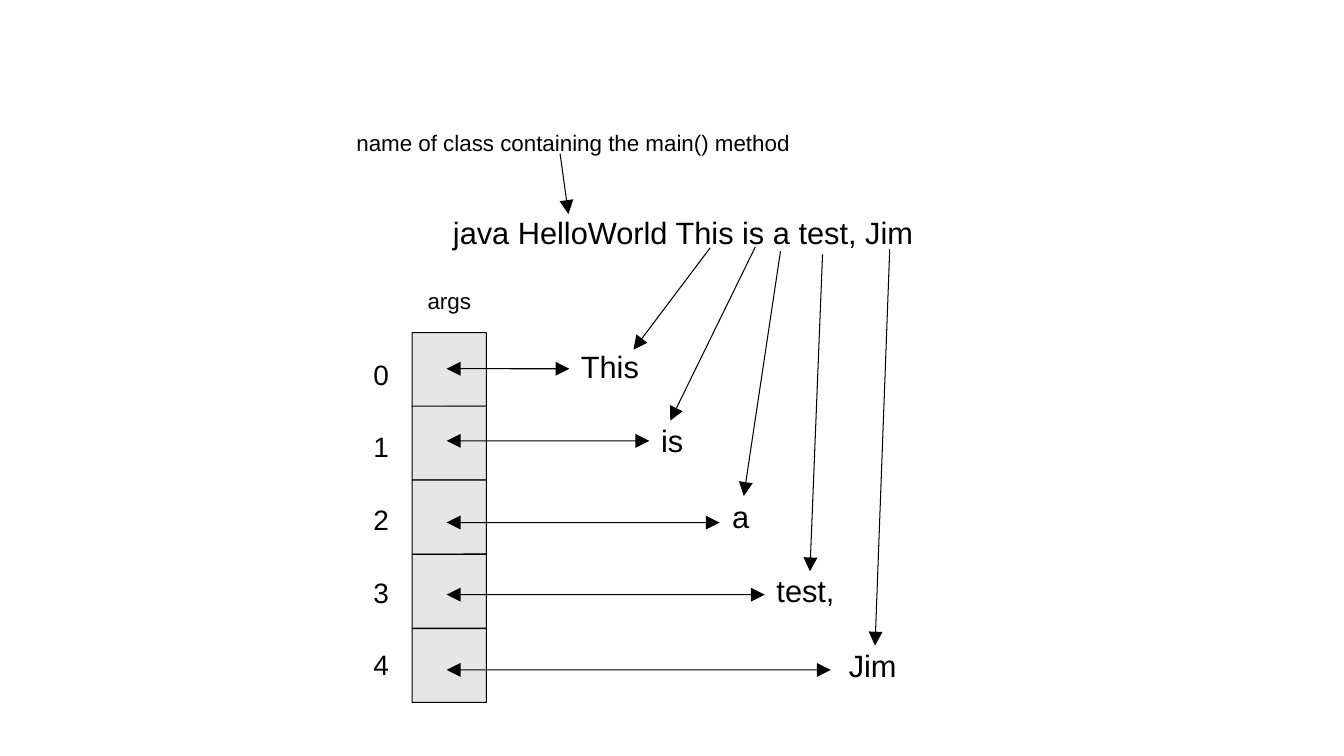
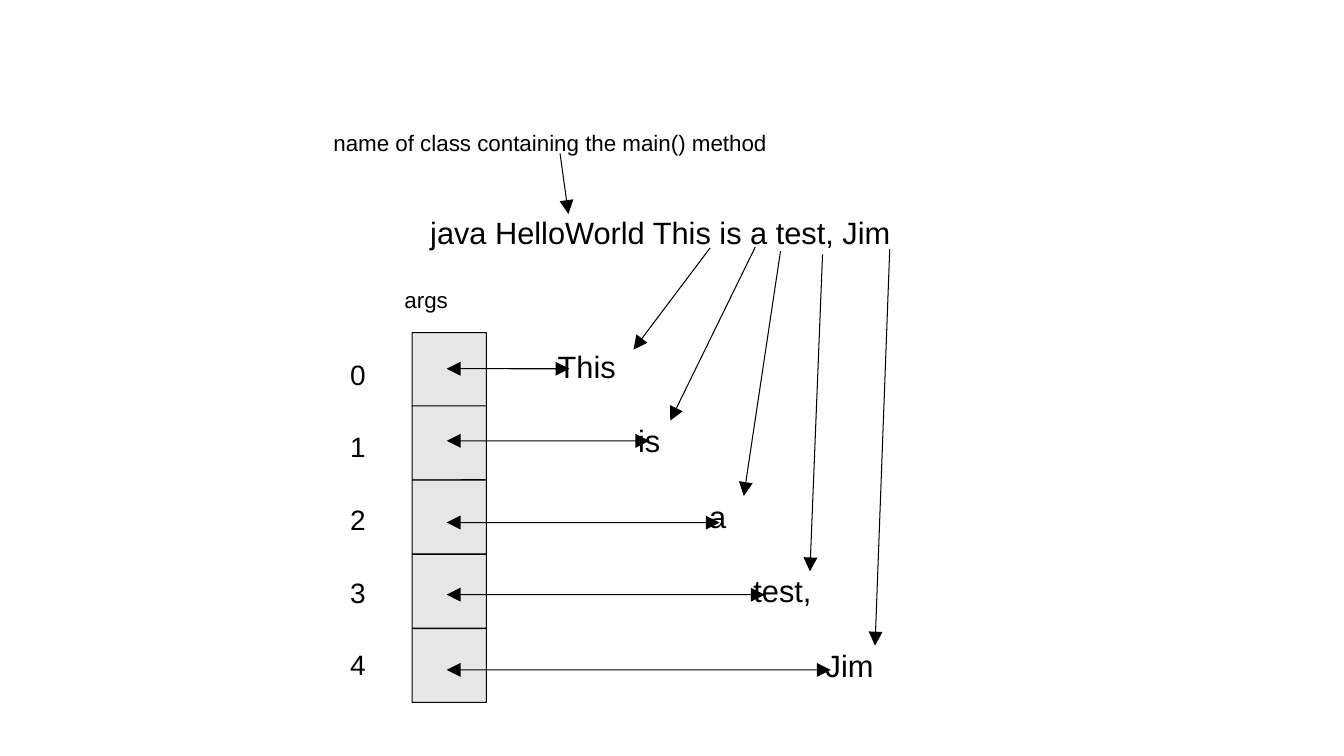
Before and after one commit to gmierzwinski/gmierzwinski.github.io, a slide deck: slide 17 of bishops/cs321/resources/CS321_Lecture_03B.pptx. Drawn at 1344x756 pixels with LibreOffice and Linux fonts; fonts in the diff are those of the drawing; background and template pictures are left out. Boxes give left, top, right and bottom in pixels: in the first picture for what was removed or moved away, otherwise in the second. Text is boxed around its words. In the diff, an @@ line names an element or a change of style, - is before the commit and + after.

```diff
--- a/bishops/cs321/resources/CS321_Lecture_03B.pptx
+++ b/bishops/cs321/resources/CS321_Lecture_03B.pptx
@@ text "name of class containing the ...": place and size @@
-text "name of class containing the ..." at [356,134,790,156]
+text "name of class containing the ..." at [333,134,767,156]
@@ text "java HelloWorld This is a ...": place and size @@
-text "java HelloWorld This is a ..." at [453,221,913,249]
+text "java HelloWorld This is a ..." at [430,221,890,249]
@@ text "args": place and size @@
-text "args" at [428,297,471,314]
+text "args" at [404,296,447,313]
@@ text "0": place and size @@
-text "0" at [373,365,389,386]
+text "0" at [350,365,366,386]
@@ text "This": place and size @@
-text "This" at [581,355,639,379]
+text "This" at [558,355,616,379]
@@ text "1": place and size @@
-text "1" at [373,437,389,457]
+text "1" at [350,437,366,457]
@@ text "is": place and size @@
-text "is" at [661,429,683,453]
+text "is" at [638,429,660,453]
@@ text "2": place and size @@
-text "2" at [373,510,389,530]
+text "2" at [350,510,366,530]
@@ text "a": place and size @@
-text "a" at [732,511,749,529]
+text "a" at [709,511,726,529]
@@ text "3": place and size @@
-text "3" at [373,583,389,604]
+text "3" at [350,583,366,604]
@@ text "test,": place and size @@
-text "test," at [776,582,834,606]
+text "test," at [753,582,811,606]
@@ text "4": place and size @@
-text "4" at [373,655,389,675]
+text "4" at [350,655,366,675]
@@ text "Jim": place and size @@
-text "Jim" at [849,654,897,678]
+text "Jim" at [826,654,874,678]
```
Also in this commit, not shown: 17 other slides changed, 5 other files.
